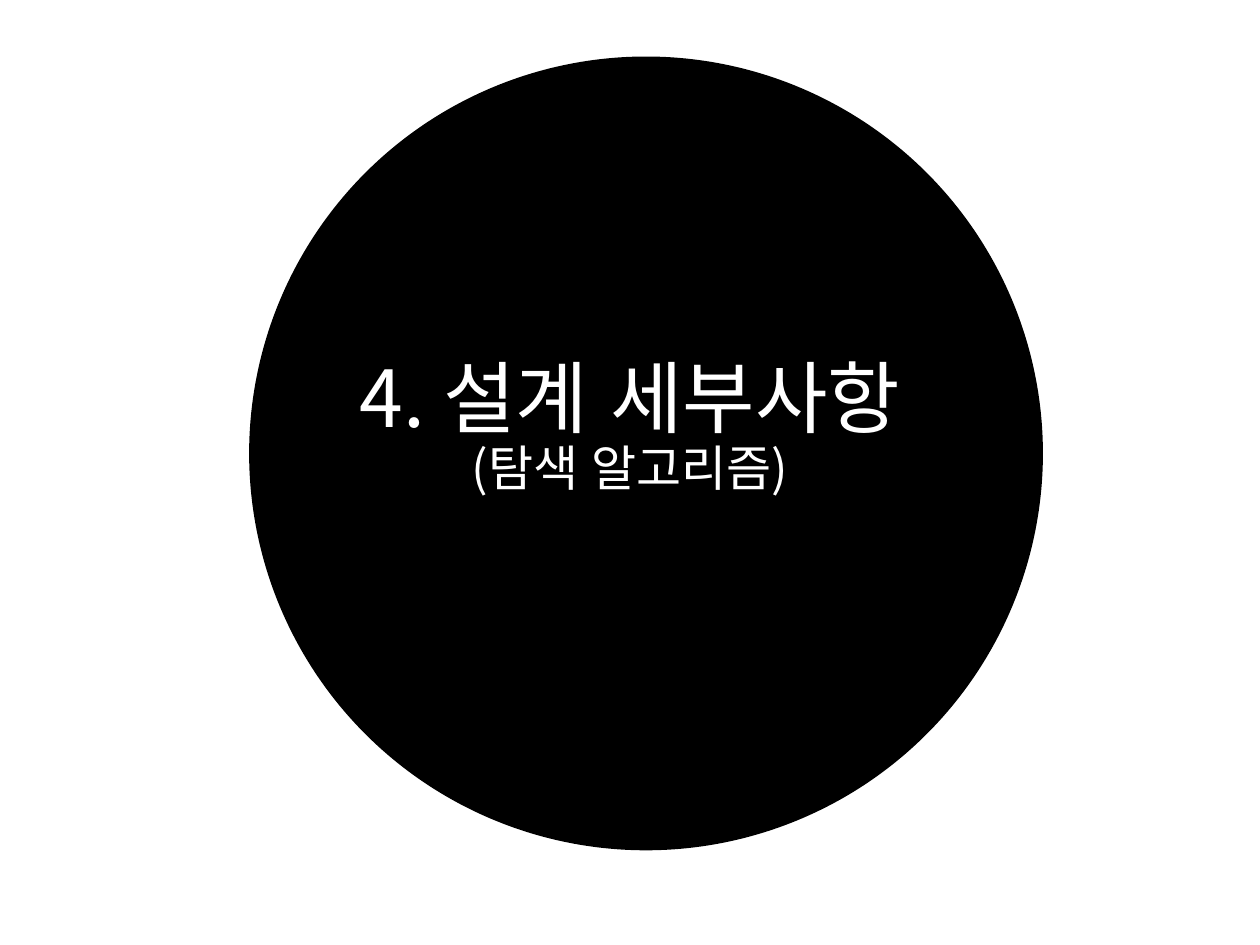
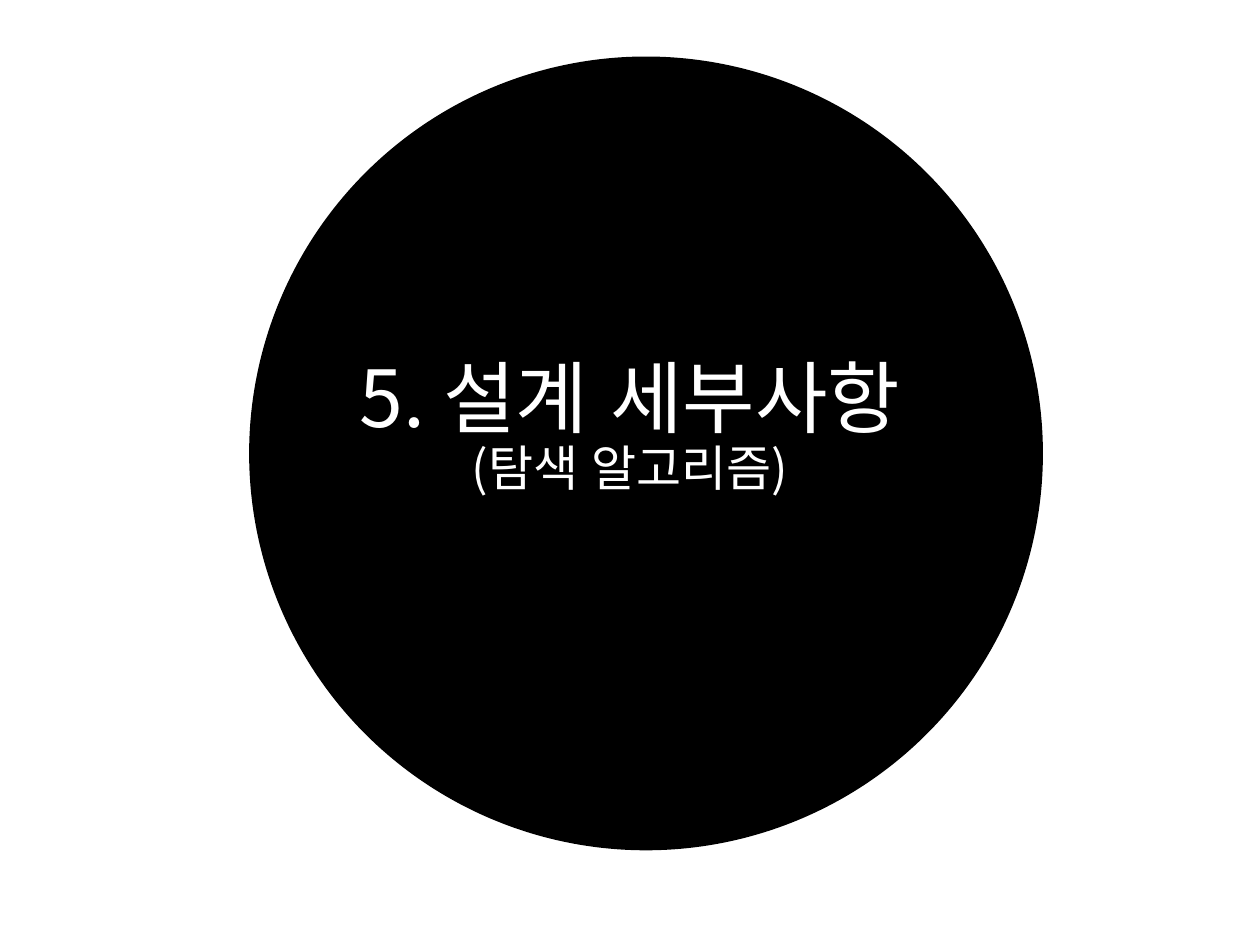
Before and after one commit to ChanJun-Park/AI_Gomoku, a slide deck: slide 15 of 최종보고서.pptx (slide 8 before the commit). Drawn at 1260x945 pixels with LibreOffice and Linux fonts; fonts in the diff are those of the drawing. Boxes give left, top, right and bottom in pixels: in the first picture for what was removed or moved away, otherwise in the second. Text is boxed around its words. In the diff, an @@ line names an element or a change of style, - is before the commit and + after.

```diff
--- a/최종보고서.pptx
+++ b/최종보고서.pptx
@@ title at (360,361,900,496): text changed @@
-4. 설계 세부사항
-(탐색 알고리즘)
+5. 설계 세부사항
+(탐색 알고리즘)
```
Also in this commit, not shown: 5 other slides changed, 15 slides added, 2 other files.
